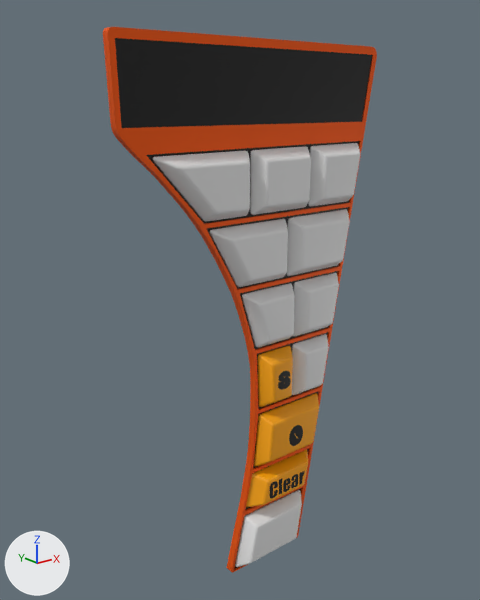
The glTF model src/assets/glb/key_pad.glb as it was, and as the next commit left it.
Before and after are seen from a camera (50 mm lens) standing at (-3.99, -4.53, 2.25) and looking at (-0.28, 0.1, 0.4). The lights are fixed; the arrows at lower left show +X, +Y and +Z. Where no turn or scale is listed for an object, it has been applied to the vertices.

In view in the first picture: '00', '01', '02', '03', '04', '05', '06', '07', '09', 'clear', 'enter', 'pad'.
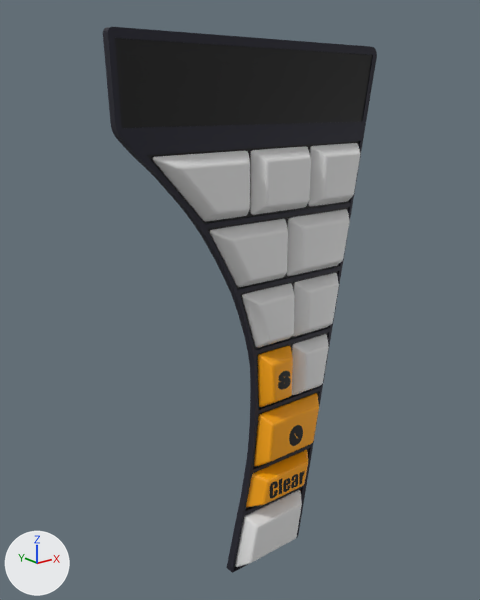
What the commit changed:
Material '16 - Matte Plastic' (mat_16___matte_plastic) changes colour from orange #f95d00 to black #2c2c38; in linear values from (0.945, 0.11, 0.0) to (0.0252, 0.0252, 0.0395).

Boxes (x1, y1, x2, y2) around the edits, measured in the pictures (480 x 600 px):
'pad', recoloured
    both: (103, 27, 377, 573)
